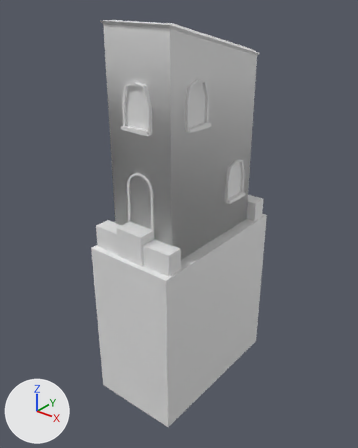
One commit to the FBX model Assets/Prefabs/lucie fbx/fbx2.0/house4.fbx: the scene before it, then after it.
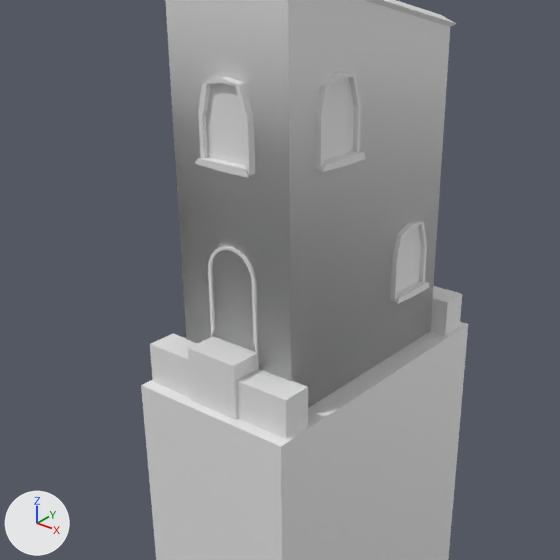
Old and new are each drawn whole from a 50 mm lens placed at (20.8, -21.0, 109.0), pointed at (2.0, 2.6, 94.4) and again close up on the part from 4% to 88% of the width and 9% to 76% of the height. Every picture has the same lights, and +X, +Y and +Z are marked at lower left. The last two pictures show the newer version. Where no turn or scale is listed for an object, it has been applied to the vertices. Vertices at exactly the same position are counted once.
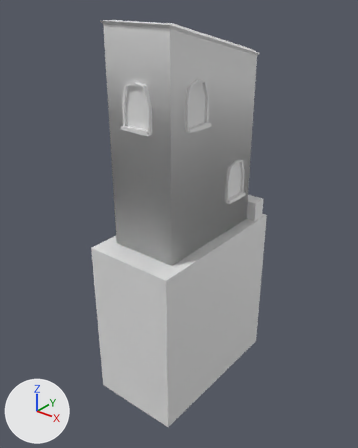
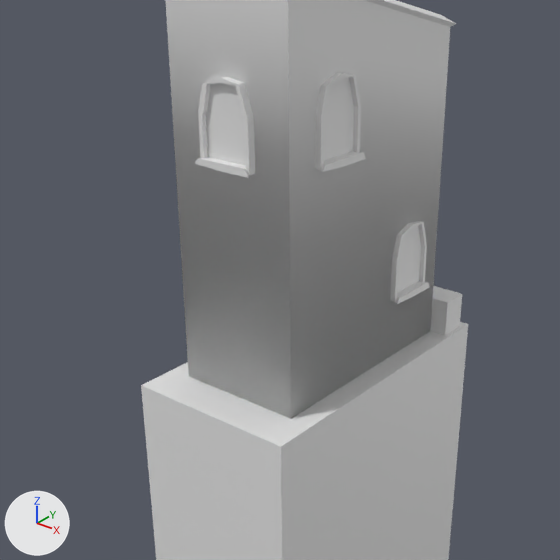
The newer file is also turned or shifted as a whole; pictures and numbers use the older file's frame.

Edits to the bpy script that builds the scene:
```text
Change me_cube_061:
    where me_cube_061.from_pydata(...)  # 28 vertices, 27 faces; spans x -3.1..3.1, y 1.1..12.5, z -15.7..9.3
    used by ob_cubelow; location = (2.16, -3.84, 98.01)
    me_cube_061 part 1: its shading normals changed
Remove ob_cube_044:
    ob_cube_044 = bpy.data.objects.new('Cube.044', me_cube_038)
    ob_cube_044.location = (4.12, -1.75, 94.5)
Remove ob_cube_043:
    ob_cube_043 = bpy.data.objects.new('Cube.043', me_cube_037)
    ob_cube_043.location = (0.15, -1.75, 94.53)
Remove ob_cube_045:
    ob_cube_045 = bpy.data.objects.new('Cube.045', me_cube_047)
    ob_cube_045.location = (2.12, -1.81, 94.78)
Remove ob_circle_001:
    ob_circle_001 = bpy.data.objects.new('Circle.001', me_circle_001)
    ob_circle_001.location = (2.13, -1.34, 98.15)
```

Location of each change, (x1, y1, x2, y2) in pixels of the close-ups (560 x 560 px):
'Cube.045', deleted
    before: (188, 336, 259, 420)
'Cube.044', deleted
    before: (237, 369, 308, 439)
'Cube.043', deleted
    before: (150, 333, 198, 398)
'Circle.001', deleted
    before: (208, 246, 258, 354)
